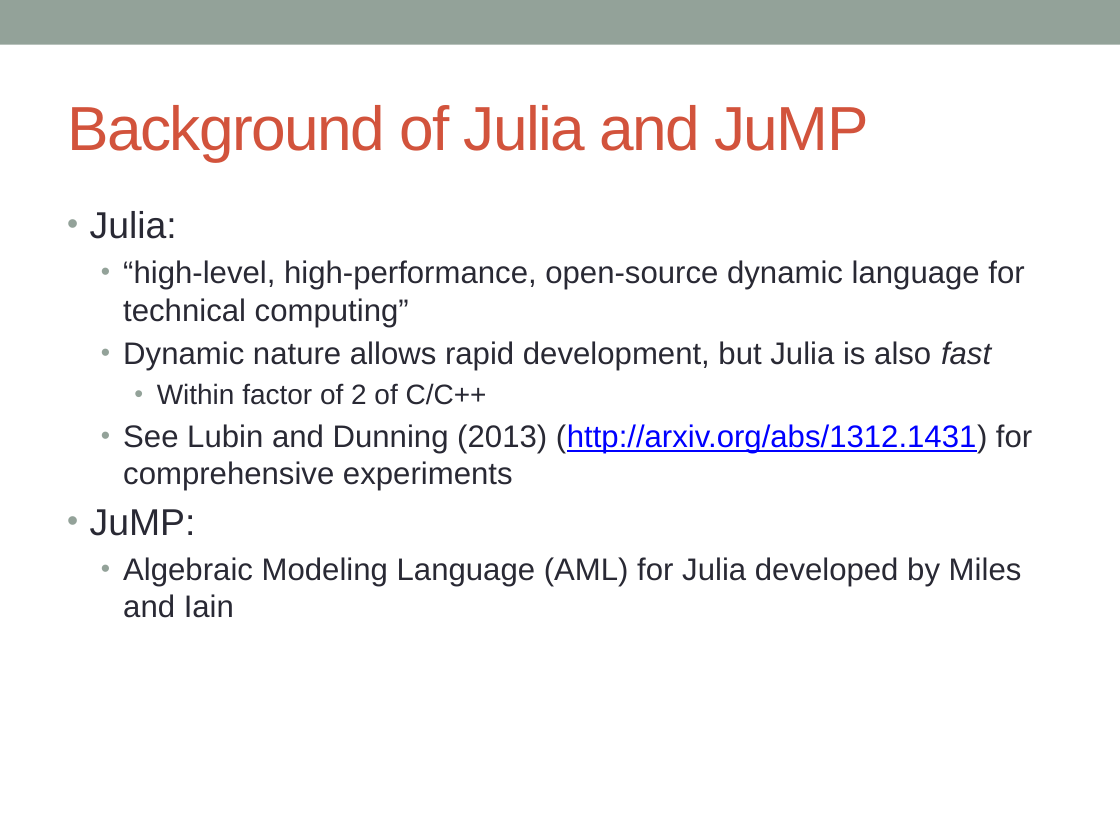
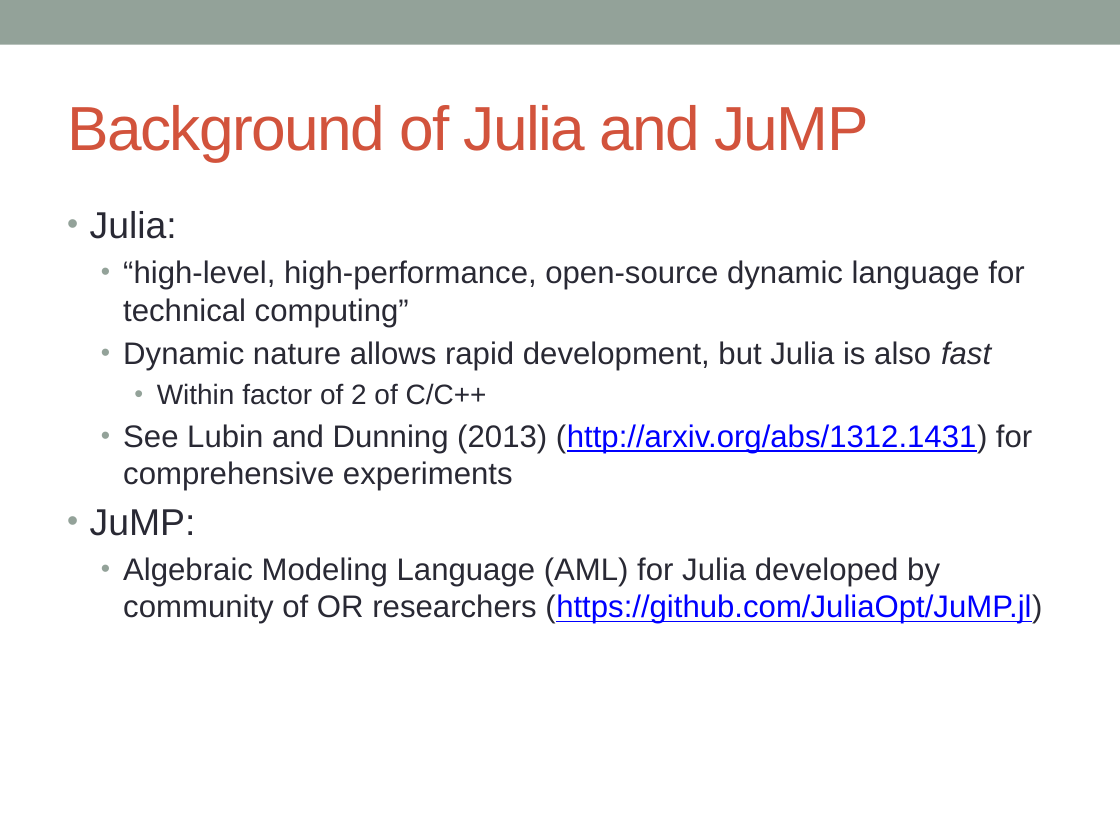
Before and after one commit to IainNZ/ORSoftwareTools2014, a slide deck: slide 3 of Modelling/LPModeling.pptx. Drawn at 1120x840 pixels with LibreOffice and Linux fonts; fonts in the diff are those of the drawing. Boxes give left, top, right and bottom in pixels: in the first picture for what was removed or moved away, otherwise in the second. Text is boxed around its words. In the diff, an @@ line names an element or a change of style, - is before the commit and + after.

```diff
--- a/Modelling/LPModeling.pptx
+++ b/Modelling/LPModeling.pptx
@@ text at box(123, 557, 1042, 624): text changed @@
-  • Algebraic Modeling Language (AML) for Julia developed by Miles and Iain
+  • Algebraic Modeling Language (AML) for Julia developed by community of OR researchers (https://github.com/JuliaOpt/JuMP.jl)
```
Also in this commit, not shown: 5 other slides changed, 22 other files.
